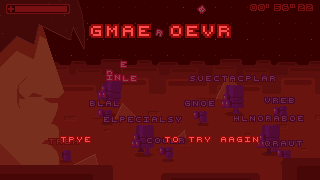
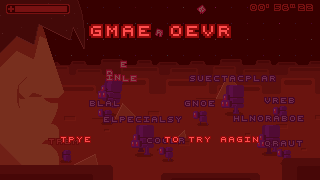
Layered file, before and after one edit (320 × 180). Changes by layer:
painted on "Layer 7" over [223, 32, 229, 36]
painted on "Layer 9" over [76, 137, 211, 142]
removed layer "Layer 9 copy" over [76, 137, 211, 142]
painted on "Layer 8" over [175, 79, 278, 148]
